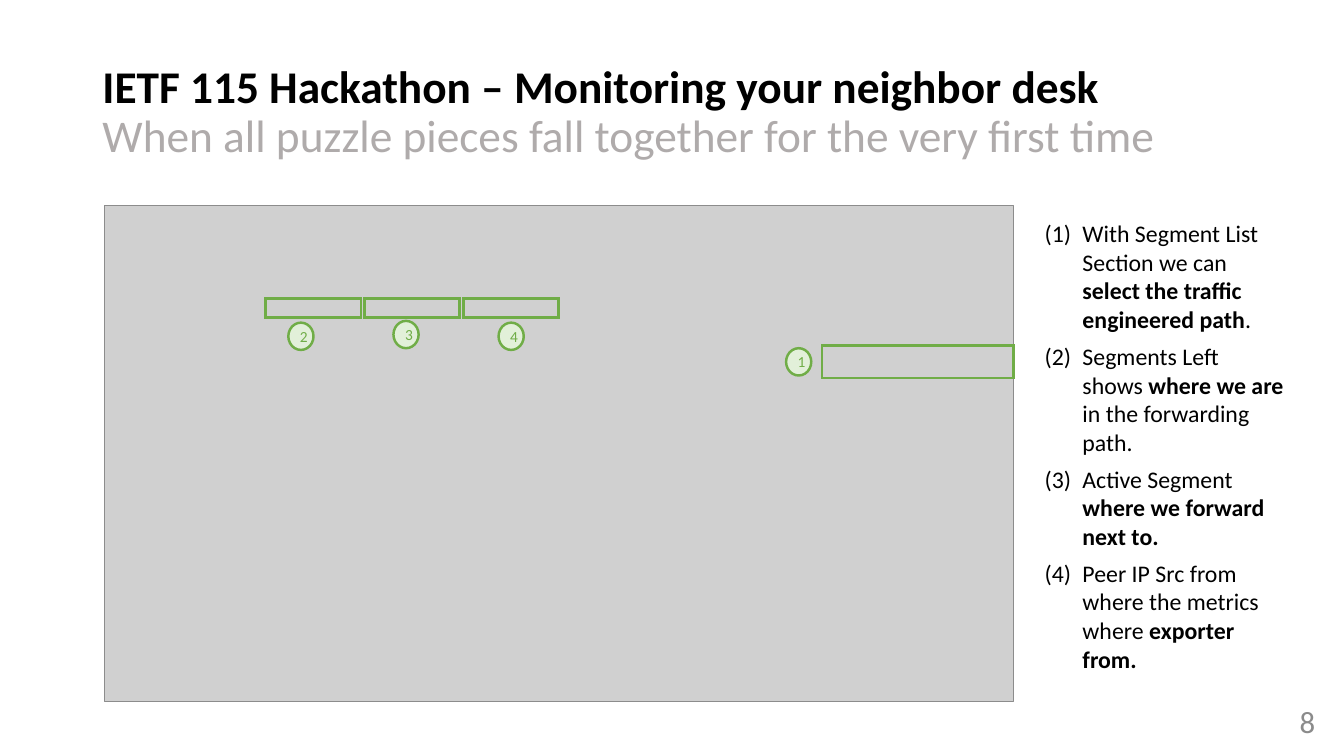
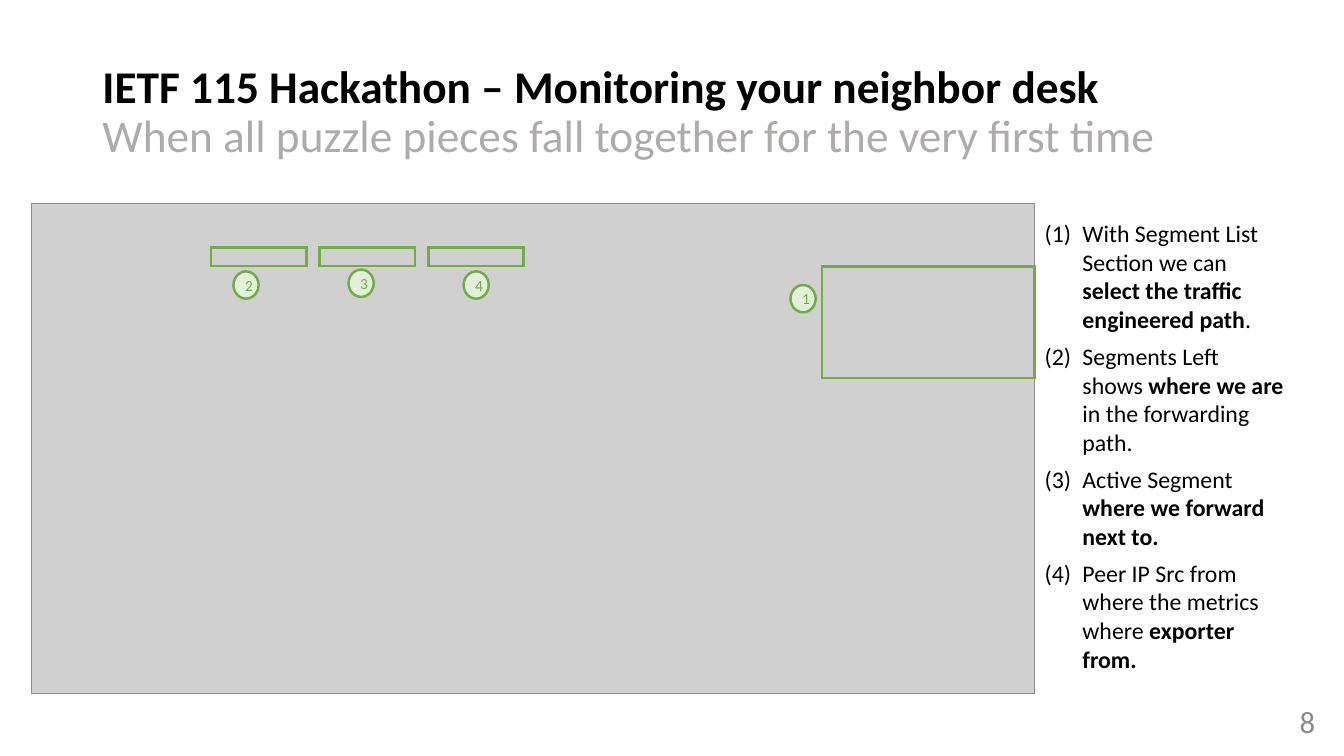
Before and after one commit to network-analytics/RFC9487, a slide deck: slide 8 of draft-ietf-opsawg-ipfix-srv6-srh-03.pptx. Drawn at 1344x756 pixels with LibreOffice and Linux fonts; fonts in the diff are those of the drawing; grey boxes stand for pictures. Boxes give left, top, right and bottom in pixels: in the first picture for what was removed or moved away, otherwise in the second. Text is boxed around its words. In the diff, an @@ line names an element or a change of style, - is before the commit and + after.

Commit message:
ietf 115 update, day2

```diff
--- a/draft-ietf-opsawg-ipfix-srv6-srh-03.pptx
+++ b/draft-ietf-opsawg-ipfix-srv6-srh-03.pptx
@@ picture: place and size @@
-picture at bbox=[104, 206, 1013, 702]
+picture at bbox=[32, 204, 1035, 694]
@@ rectangle: place and size @@
-rectangle at bbox=[266, 298, 361, 318]
+rectangle at bbox=[211, 247, 306, 266]
@@ rectangle: place and size @@
-rectangle at bbox=[365, 298, 460, 318]
+rectangle at bbox=[320, 247, 414, 266]
@@ ellipse "3": place and size @@
-ellipse "3" at bbox=[393, 321, 418, 348]
+ellipse "3" at bbox=[349, 269, 374, 296]
@@ rectangle: place and size @@
-rectangle at bbox=[464, 298, 559, 318]
+rectangle at bbox=[429, 247, 523, 266]
@@ rectangle: place and size @@
-rectangle at bbox=[822, 346, 1013, 378]
+rectangle at bbox=[822, 267, 1034, 378]
@@ ellipse "2": place and size @@
-ellipse "2" at bbox=[288, 323, 314, 350]
+ellipse "2" at bbox=[234, 271, 259, 298]
@@ ellipse "4": place and size @@
-ellipse "4" at bbox=[499, 323, 524, 350]
+ellipse "4" at bbox=[464, 271, 489, 298]
@@ ellipse "1": place and size @@
-ellipse "1" at bbox=[786, 348, 812, 375]
+ellipse "1" at bbox=[790, 285, 816, 313]
```
Also in this commit, not shown: 1 other slide changed, 1 other file.
